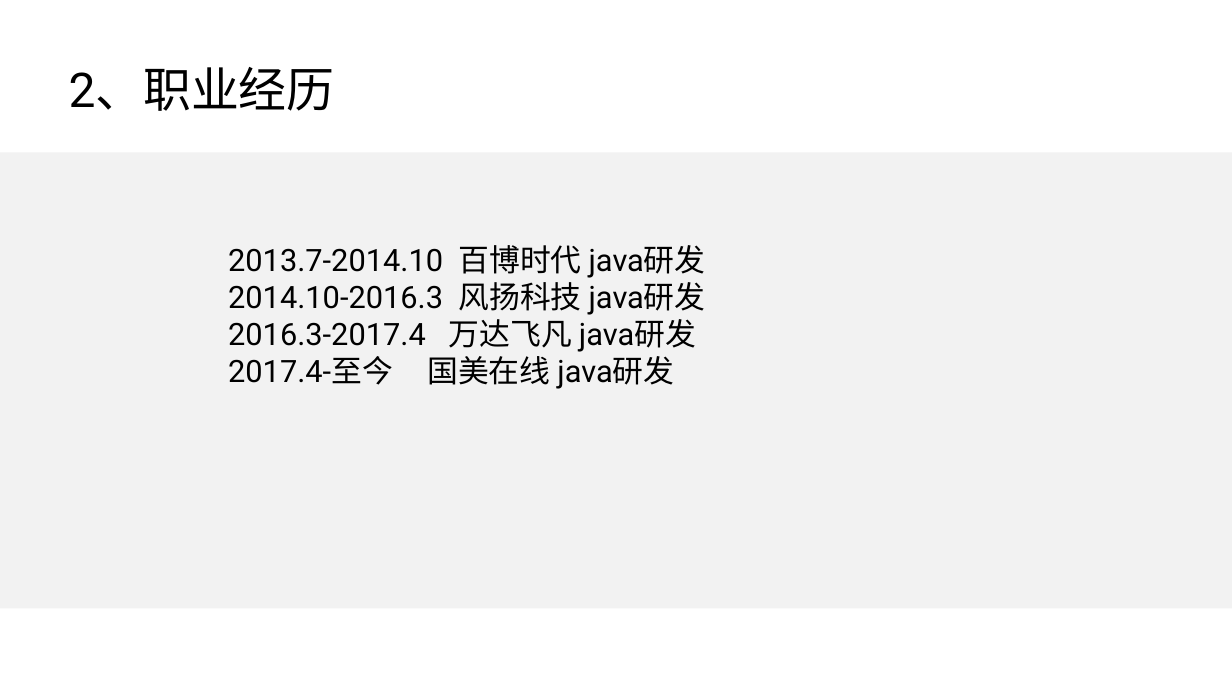
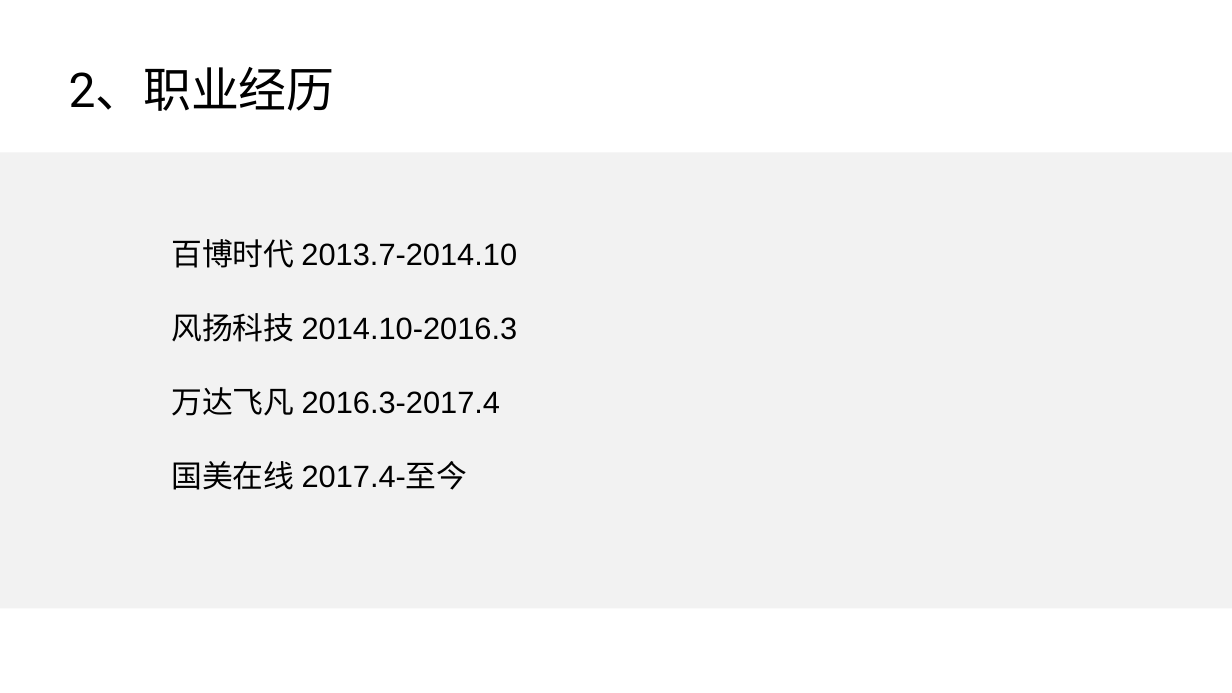
Before and after one commit to wl1990/disuser_wr, a slide deck: slide 4 of src/doc/职级评审_商城技术部.pptx. Drawn at 1232x693 pixels with LibreOffice and Linux fonts; fonts in the diff are those of the drawing; background and template pictures are left out. Boxes give left, top, right and bottom in pixels: in the first picture for what was removed or moved away, otherwise in the second. Text is boxed around its words. In the diff, an @@ line names an element or a change of style, - is before the commit and + after.

```diff
--- a/src/doc/职级评审_商城技术部.pptx
+++ b/src/doc/职级评审_商城技术部.pptx
@@ text at [171, 239, 518, 490]: text changed; font Roboto to Arial @@
-2013.7-2014.10 百博时代 java研发
-2014.10-2016.3 风扬科技 java研发
-2016.3-2017.4 万达飞凡 java研发
-2017.4-至今 国美在线 java研发
+百博时代 2013.7-2014.10
+风扬科技 2014.10-2016.3
+万达飞凡 2016.3-2017.4
+国美在线 2017.4-至今
```
Also in this commit, not shown: 5 other slides changed.
